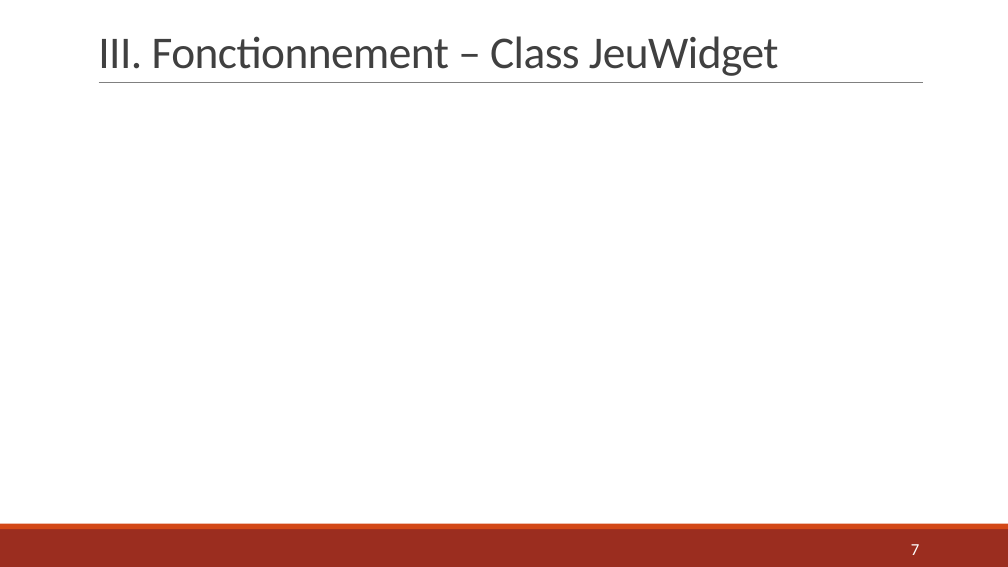
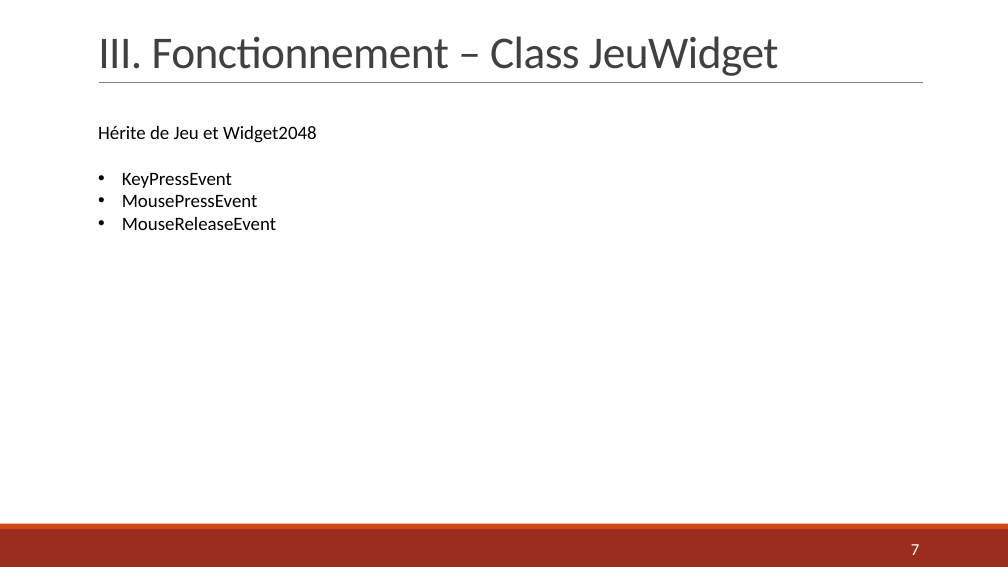
Before and after one commit to AlexandraDarco/prog_2048, a slide deck: slide 7 of Projet Info – Jeu 2048.pptx. Drawn at 1008x567 pixels with LibreOffice and Linux fonts; fonts in the diff are those of the drawing. Boxes give left, top, right and bottom in pixels: in the first picture for what was removed or moved away, otherwise in the second. Text is boxed around its words. In the diff, an @@ line names an element or a change of style, - is before the commit and + after.

```diff
--- a/Projet Info – Jeu 2048.pptx
+++ b/Projet Info – Jeu 2048.pptx
@@ text added at (98, 126, 317, 230), 18 pt, text #000000 @@
+Hérite de Jeu et Widget2048
+• KeyPressEvent
+• MousePressEvent
+• MouseReleaseEvent
```
Also in this commit, not shown: 1 other slide changed, 1 other file.
